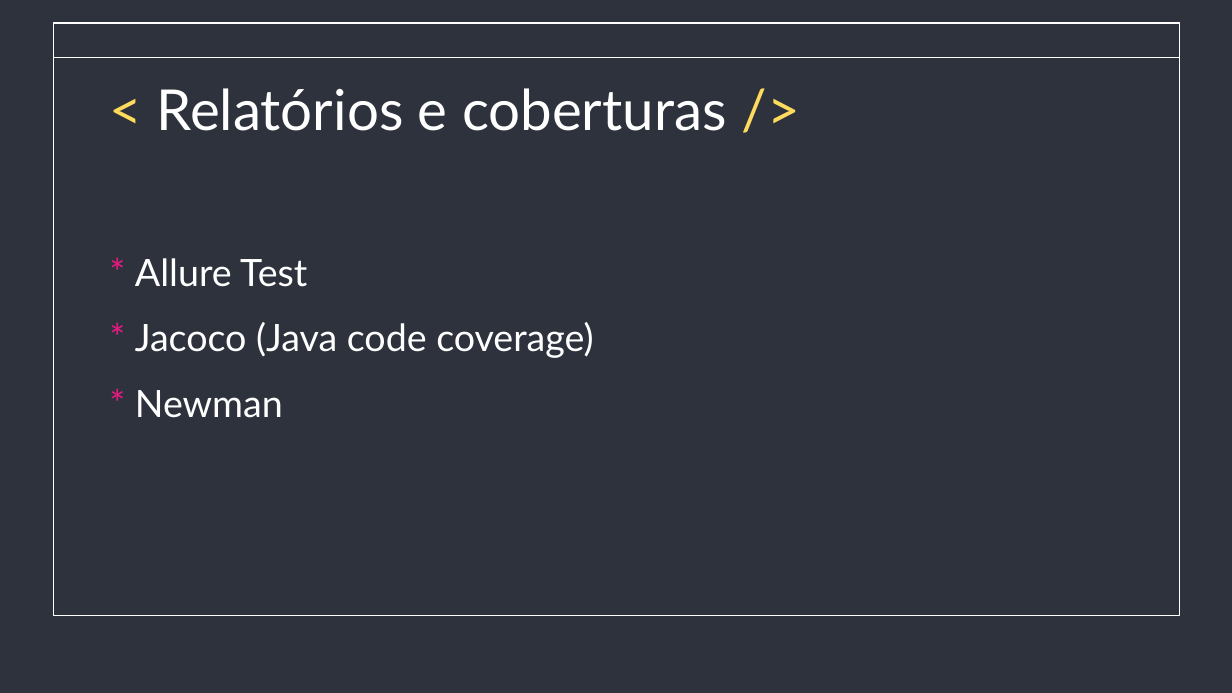
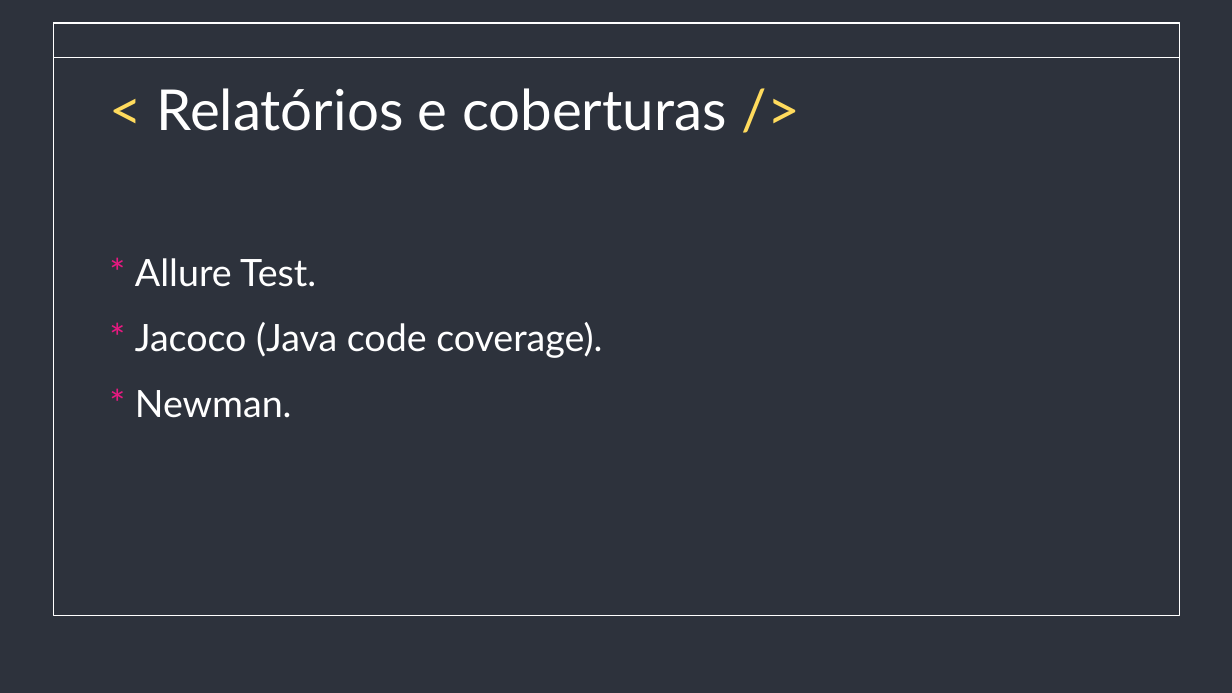
Before and after one commit to saintalex93/TestingHabitPresentation, a slide deck: slide 23 of Testes - Semana de qualidade.pptx. Drawn at 1232x693 pixels with LibreOffice and Linux fonts; fonts in the diff are those of the drawing. Boxes give left, top, right and bottom in pixels: in the first picture for what was removed or moved away, otherwise in the second. Text is boxed around its words. In the diff, an @@ line names an element or a change of style, - is before the commit and + after.

```diff
--- a/Testes - Semana de qualidade.pptx
+++ b/Testes - Semana de qualidade.pptx
@@ subtitle at (x1=135, y1=258, x2=316, y2=287): text changed @@
-* Allure Test
+* Allure Test.
@@ subtitle at (x1=135, y1=322, x2=602, y2=358): text changed @@
-* Jacoco (Java code coverage)
+* Jacoco (Java code coverage).
@@ subtitle at (x1=135, y1=390, x2=292, y2=418): text changed @@
-* Newman
+* Newman.
```
Also in this commit, not shown: 10 other slides changed, 1 other file.
